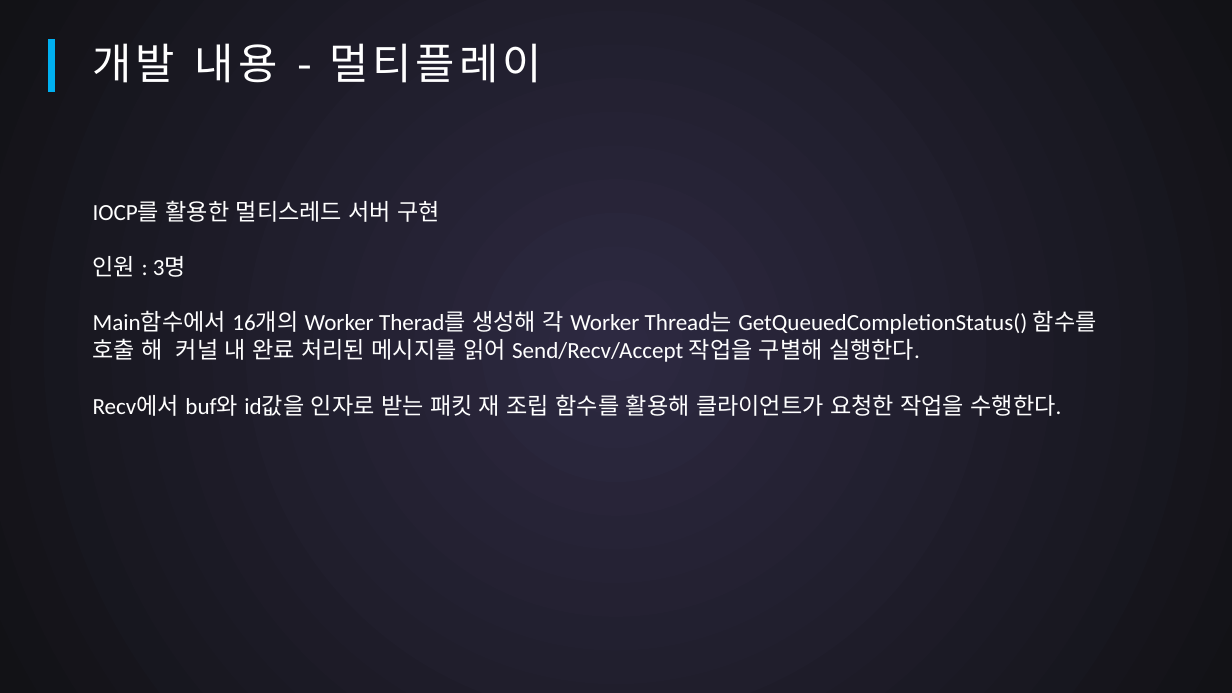
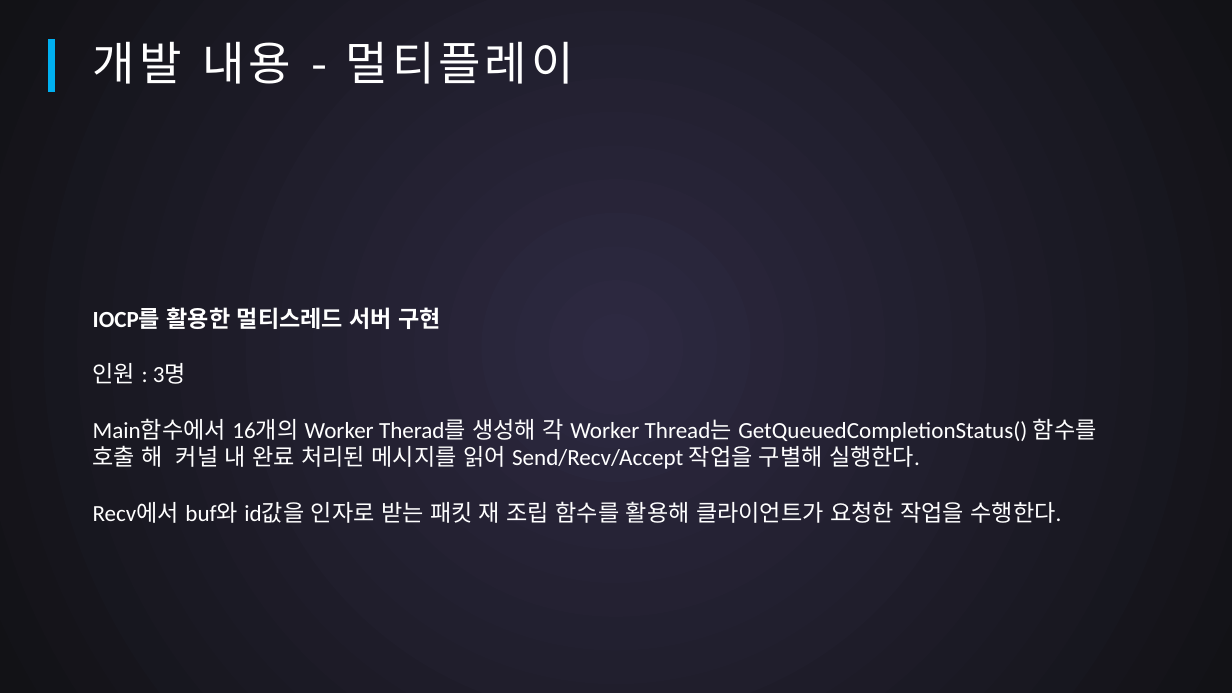
Before and after one commit to SuperTaeJun/GraduationWork, a slide deck: slide 12 of 작업일지 && 졸작자료/중간평가.pptx. Drawn at 1232x693 pixels with LibreOffice and Linux fonts; fonts in the diff are those of the drawing. Boxes give left, top, right and bottom in pixels: in the first picture for what was removed or moved away, otherwise in the second. Text is boxed around its words. In the diff, an @@ line names an element or a change of style, - is before the commit and + after.

```diff
--- a/작업일지 && 졸작자료/중간평가.pptx
+++ b/작업일지 && 졸작자료/중간평가.pptx
@@ text "개발 내용 - 멀티플레이" at (x1=93, y1=41, x2=574, y2=84): size 33.3 to 36 pt @@
@@ text "IOCP를 활용한 멀티스레드 서버 구현" moved from (x1=93, y1=200, x2=1097, y2=416) to (x1=93, y1=307, x2=1097, y2=523) @@
@@ text at (x1=93, y1=307, x2=442, y2=329): bold on in "IOCP를 활용한 멀티스레드 서버 구현" @@
```
Also in this commit, not shown: 12 other slides changed.
